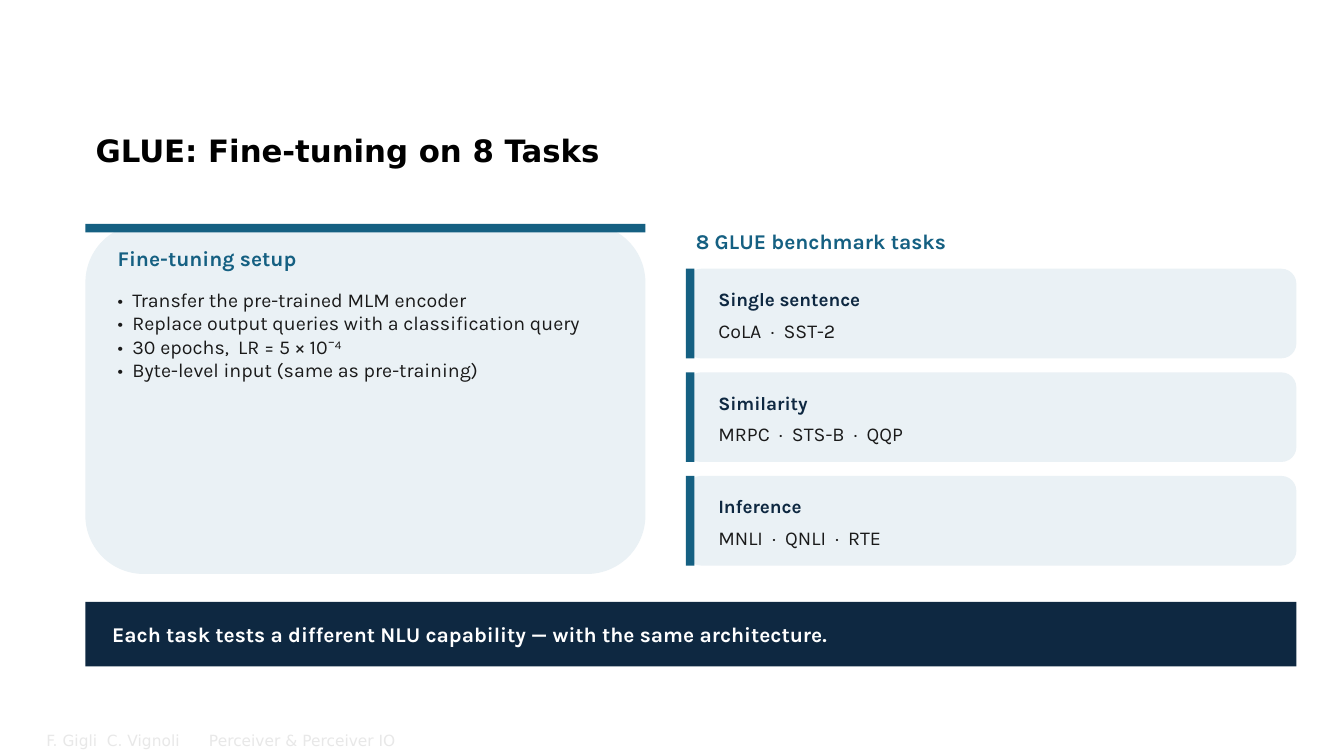
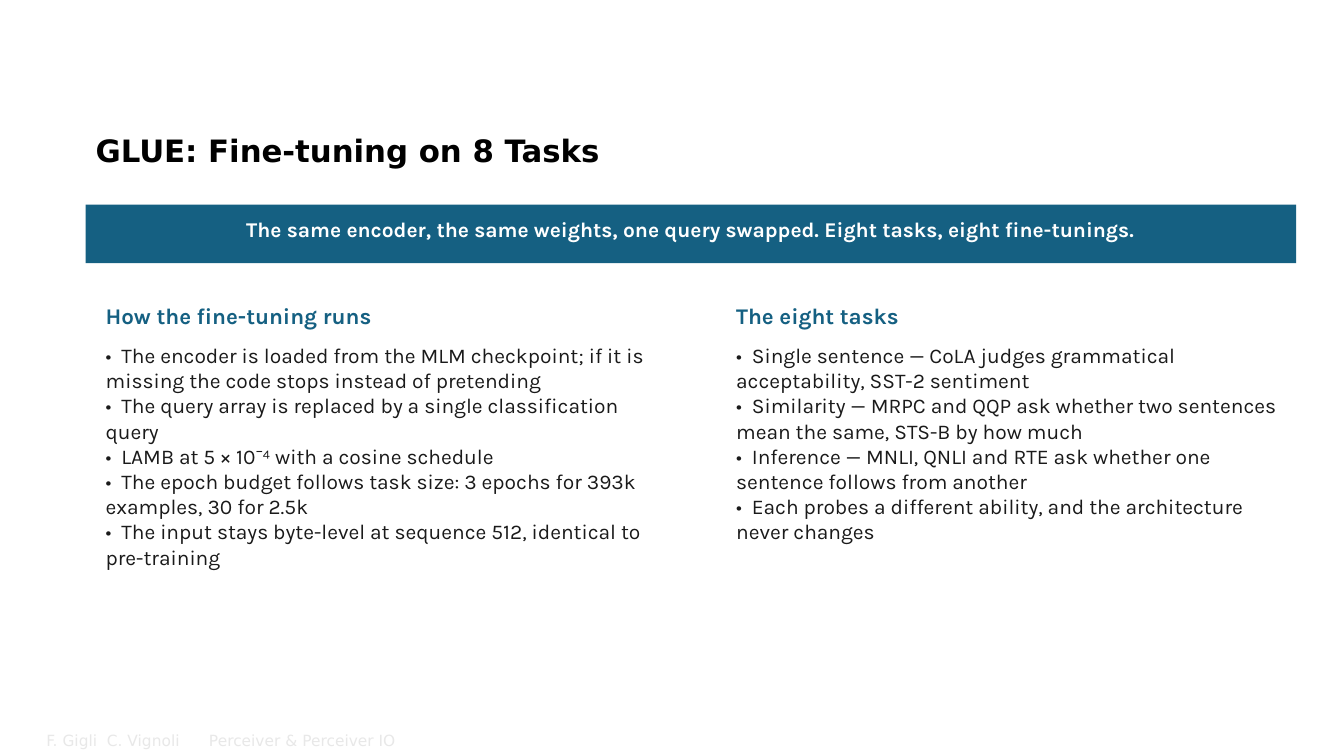
Before and after one commit to FrancescoGigli/Perceiver_project, a slide deck: slide 29 of sito/slide/Perceiver & Perceiver IO.pptx (slide 28 before the commit). Drawn at 1344x756 pixels with LibreOffice and Linux fonts; fonts in the diff are those of the drawing; background and template pictures are left out. Boxes give left, top, right and bottom in pixels: in the first picture for what was removed or moved away, otherwise in the second. Text is boxed around its words. In the diff, an @@ line names an element or a change of style, - is before the commit and + after.

Commit message:
Slide: revisione completa PDF e PPTX allineati
- notazione unica (Q=ZW_Q, un solo d_k), decoder O x D, query MLM O=M
- batch 32-64, niente dropout fra le aggiunte, bullet hardware/improvements veri per il codice
- GLUE ~10 punti sotto il paper, non ~8
- mappe d'attenzione dalla serie v2 (e01 5.84 bit vs e29 9.83 bit), figura riproducibile da _diag/attention_maps_v2.py
- commenti corrotti del .tex ripuliti; script _diag/ e figure delle 42 run tracciati

```diff
--- a/sito/slide/Perceiver & Perceiver IO.pptx
+++ b/sito/slide/Perceiver & Perceiver IO.pptx
@@ rectangle added at (86,205,1297,263), fill #156082 @@
@@ rounded rectangle removed at (86,224,646,574) @@
@@ rectangle removed at (86,224,646,232) @@
@@ text added at (246,222,1134,243), 15 pt, text #FFFFFF, bold @@
+The same encoder, the same weights, one query swapped. Eight tasks, eight fine-tunings.
@@ rounded rectangle removed at (687,269,1298,359) @@
@@ rectangle removed at (687,269,695,359) @@
@@ text removed at (718,292,861,311) @@
-Single sentence
@@ text at (106,308,371,330): text changed; size 15 to 16 pt @@
-Fine-tuning setup
+How the fine-tuning runs
@@ text removed at (718,325,836,339) @@
-CoLA · SST-2
@@ text at (736,308,899,330): text changed; size 15 to 16 pt @@
-8 GLUE benchmark tasks
+The eight tasks
@@ text at (106,348,643,570): text changed; size 14 to 15 pt @@
-• Transfer the pre-trained MLM encoder
-• Replace output queries with a classification query
-• 30 epochs, LR = 5 × 10⁻⁴
-• Byte-level input (same as pre-training)
+• The encoder is loaded from the MLM checkpoint; if it is missing the code stops instead of pretending
+• The query array is replaced by a single classification query
+• LAMB at 5 × 10⁻⁴ with a cosine schedule
+• The epoch budget follows task size: 3 epochs for 393k examples, 30 for 2.5k
+• The input stays byte-level at sequence 512, identical to pre-training
@@ text added at (736,348,1276,544), 15 pt, text #1A1A1A @@
+• Single sentence — CoLA judges grammatical acceptability, SST-2 sentiment
+• Similarity — MRPC and QQP ask whether two sentences mean the same, STS-B by how much
+• Inference — MNLI, QNLI and RTE ask whether one sentence follows from another
+• Each probes a different ability, and the architecture never changes
@@ rounded rectangle removed at (687,372,1298,462) @@
@@ rectangle removed at (687,372,695,462) @@
@@ text removed at (718,396,807,415) @@
-Similarity
@@ text removed at (718,428,903,445) @@
-MRPC · STS-B · QQP
@@ rounded rectangle removed at (687,476,1298,566) @@
@@ rectangle removed at (687,476,695,566) @@
@@ text removed at (718,500,801,514) @@
-Inference
@@ text removed at (718,532,881,548) @@
-MNLI · QNLI · RTE
@@ rectangle removed at (86,602,1297,666) @@
@@ text removed at (112,627,827,648) @@
-Each task tests a different NLU capability — with the same architecture.
```
Also in this commit, not shown: 19 other slides changed, 12 slides added, 9 slides removed, 20 other files.
